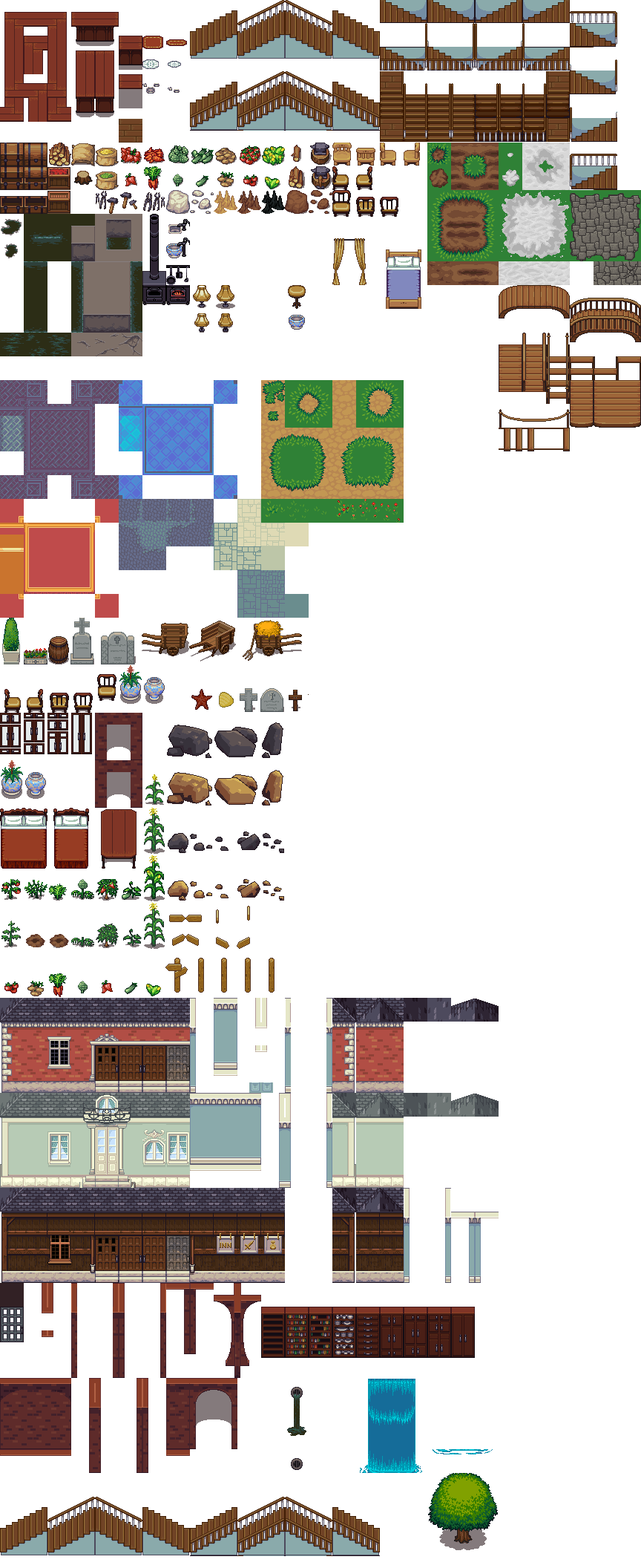
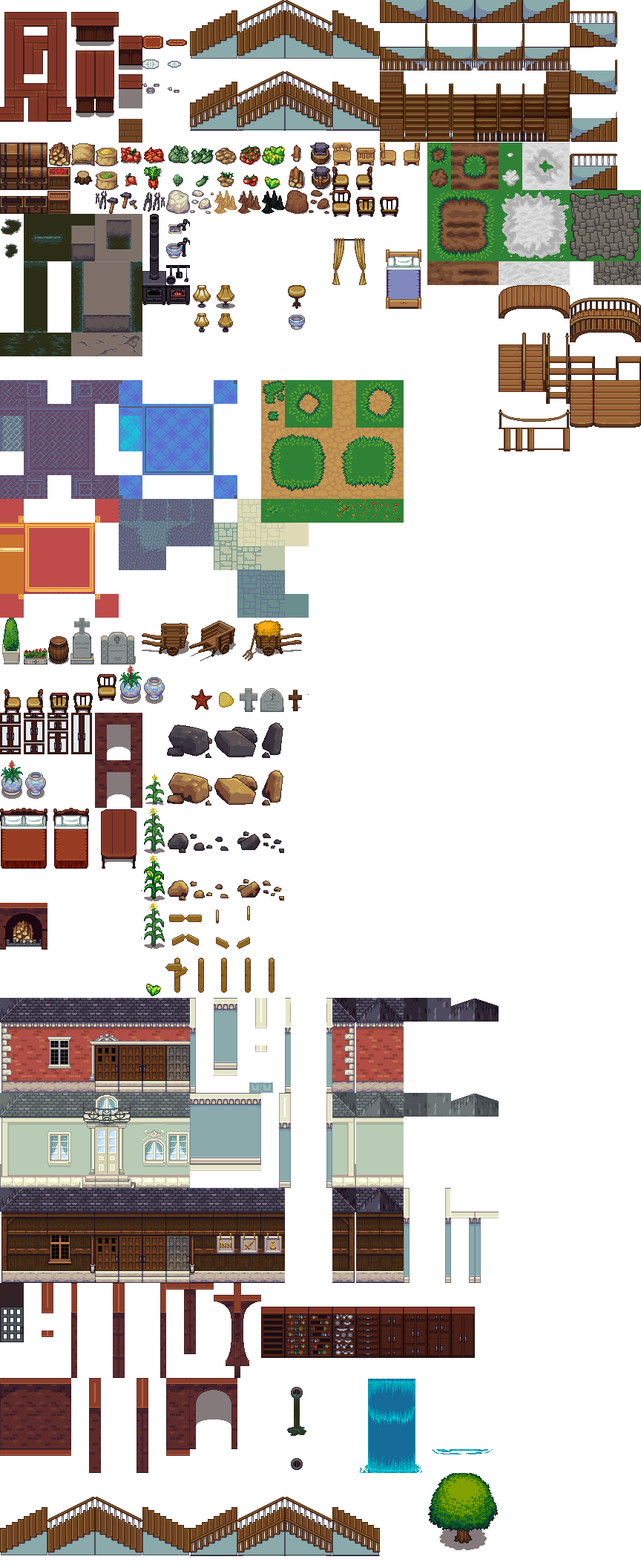
Layers edited between the first and the second w=641, h=1568 image:
painted on "town.png" over [0, 879, 142, 998]
